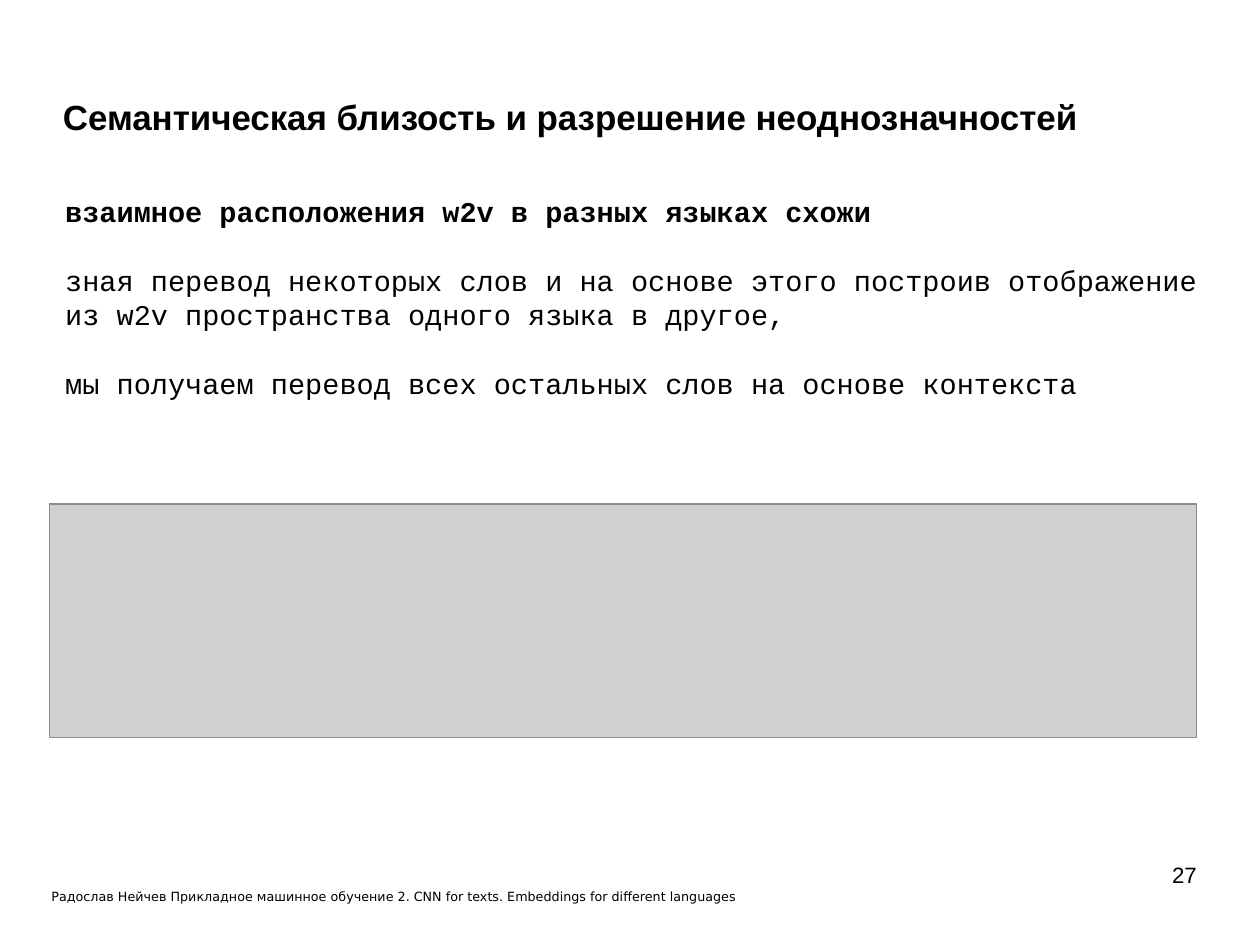
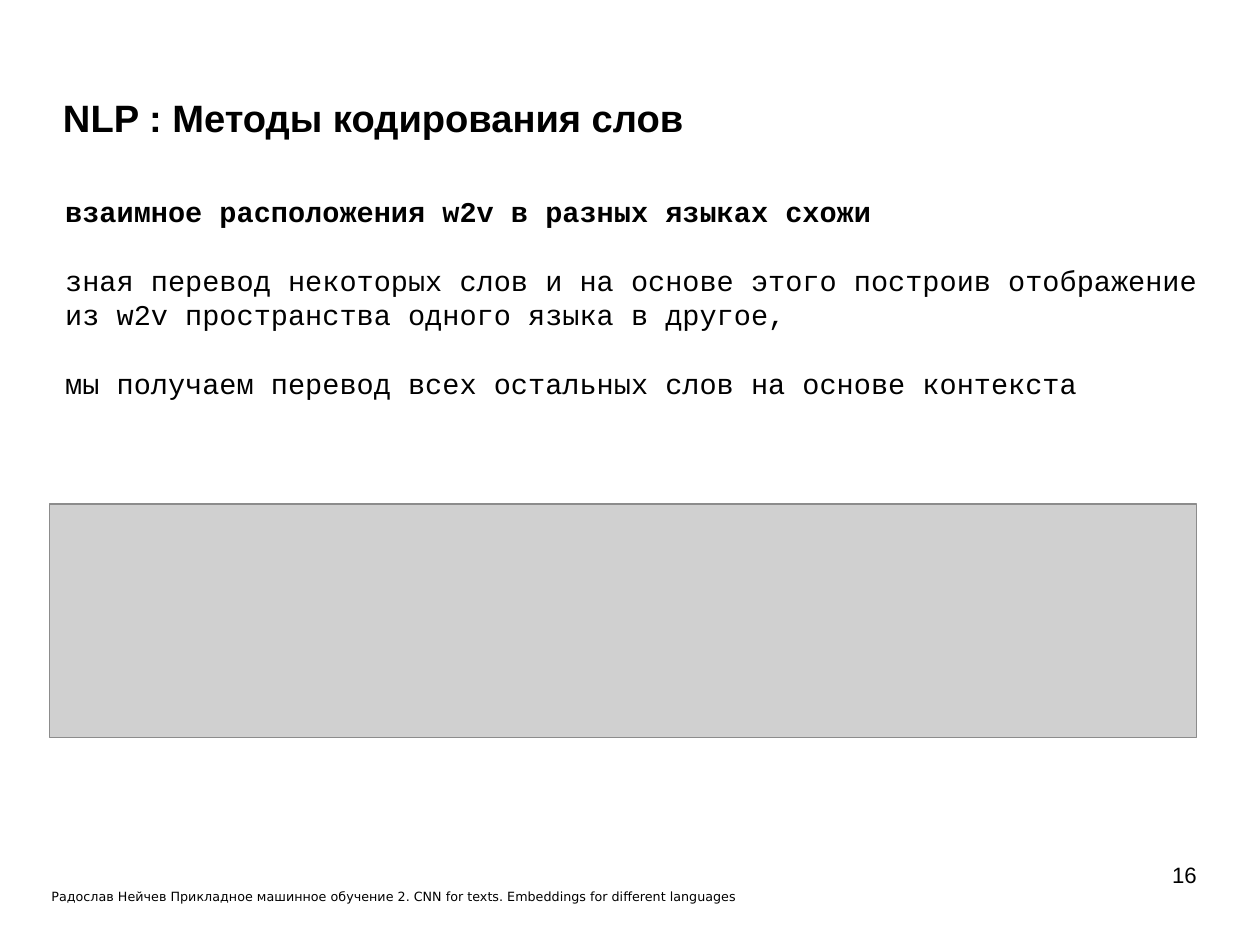
Before and after one commit to mechanoid5/ml_lectorium_legacy, a slide deck: slide 16 of 29-text-w2v.odp (slide 27 before the commit). Drawn at 1260x945 pixels with LibreOffice and Linux fonts; fonts in the diff are those of the drawing; grey boxes stand for pictures; background and template pictures are left out. Boxes give left, top, right and bottom in pixels: in the first picture for what was removed or moved away, otherwise in the second. Text is boxed around its words. In the diff, an @@ line names an element or a change of style, - is before the commit and + after.

```diff
--- a/29-text-w2v.odp
+++ b/29-text-w2v.odp
@@ title removed at box(63, 104, 1078, 137) @@
-Семантическая близость и разрешение неоднозначностей
@@ title added at box(63, 105, 684, 140), 24 pt, text #000000, bold @@
+NLP : Методы кодирования слов
@@ page number at box(1172, 867, 1197, 884): text changed @@
-27
+16
```
Also in this commit, not shown: 13 other slides changed, 3 slides added, 14 slides removed, 7 other files.
